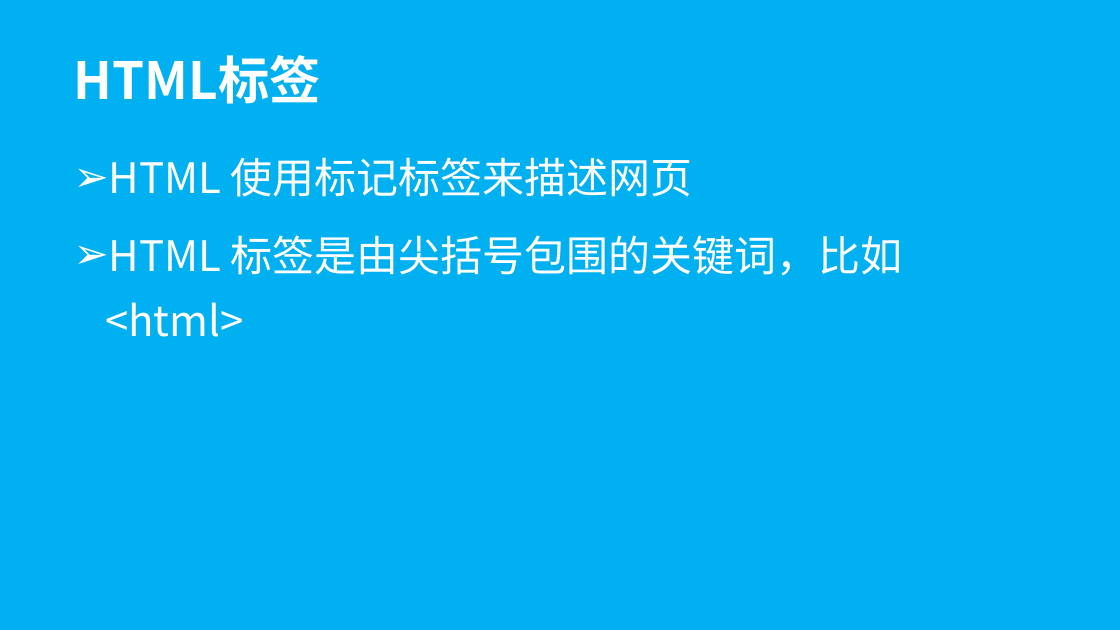
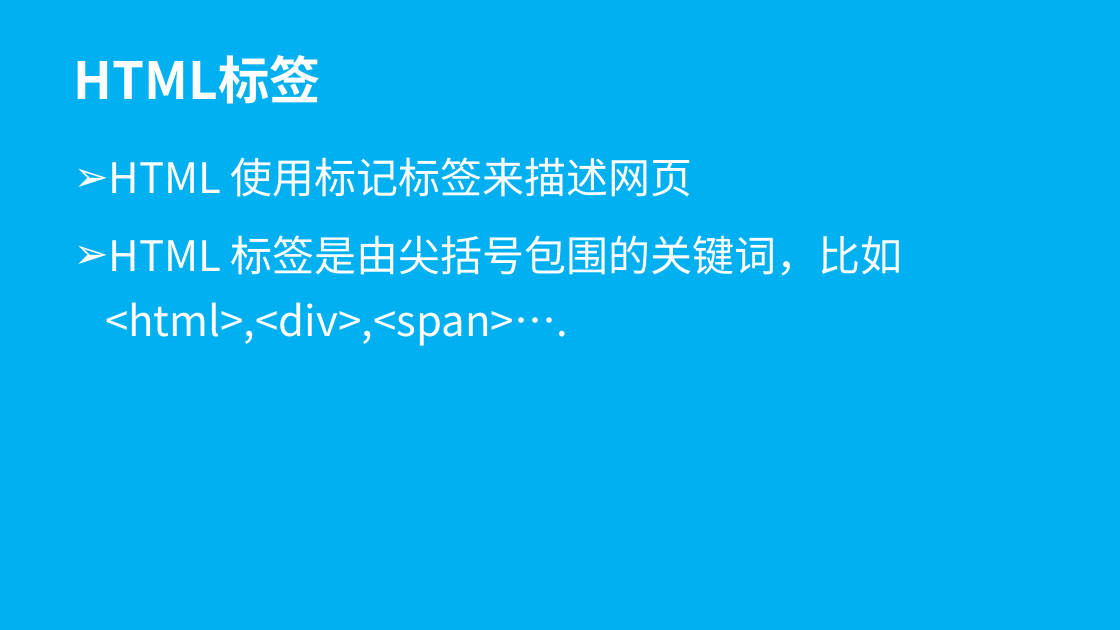
Before and after one commit to wugenshui/ppt, a slide deck: slide 4 of HTML_CSS/Html&CSS.pptx. Drawn at 1120x630 pixels with LibreOffice and Linux fonts; fonts in the diff are those of the drawing. Boxes give left, top, right and bottom in pixels: in the first picture for what was removed or moved away, otherwise in the second. Text is boxed around its words. In the diff, an @@ line names an element or a change of style, - is before the commit and + after.

Commit message:
html ppt

```diff
--- a/HTML_CSS/Html&CSS.pptx
+++ b/HTML_CSS/Html&CSS.pptx
@@ subtitle at (105,235,903,346): text changed @@
-➢ HTML 标签是由尖括号包围的关键词，比如 <html>
+➢ HTML 标签是由尖括号包围的关键词，比如 <html>,<div>,<span>….
```
Also in this commit, not shown: 2 other slides changed, 3 slides added, 4 other files.
